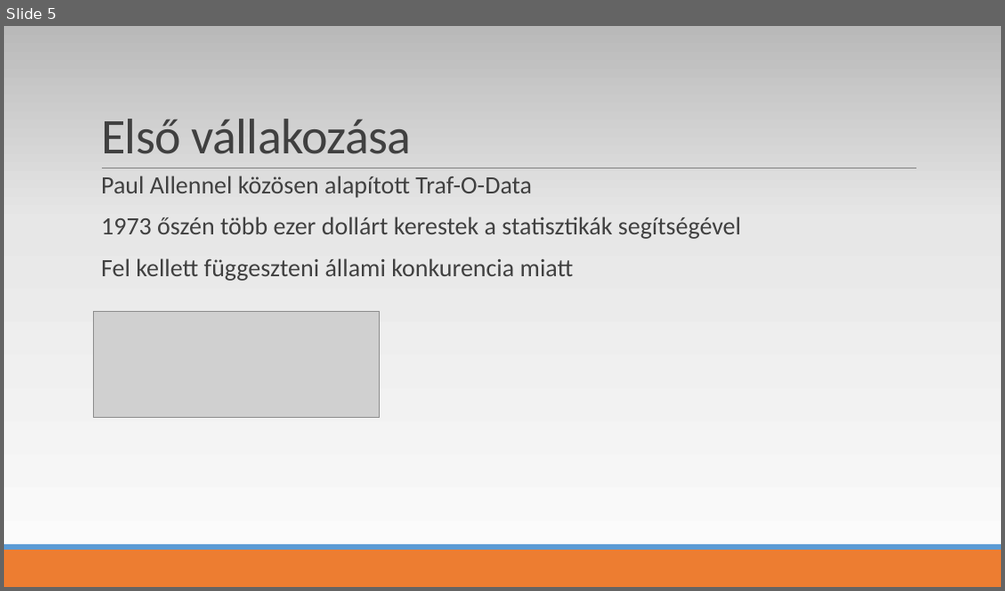
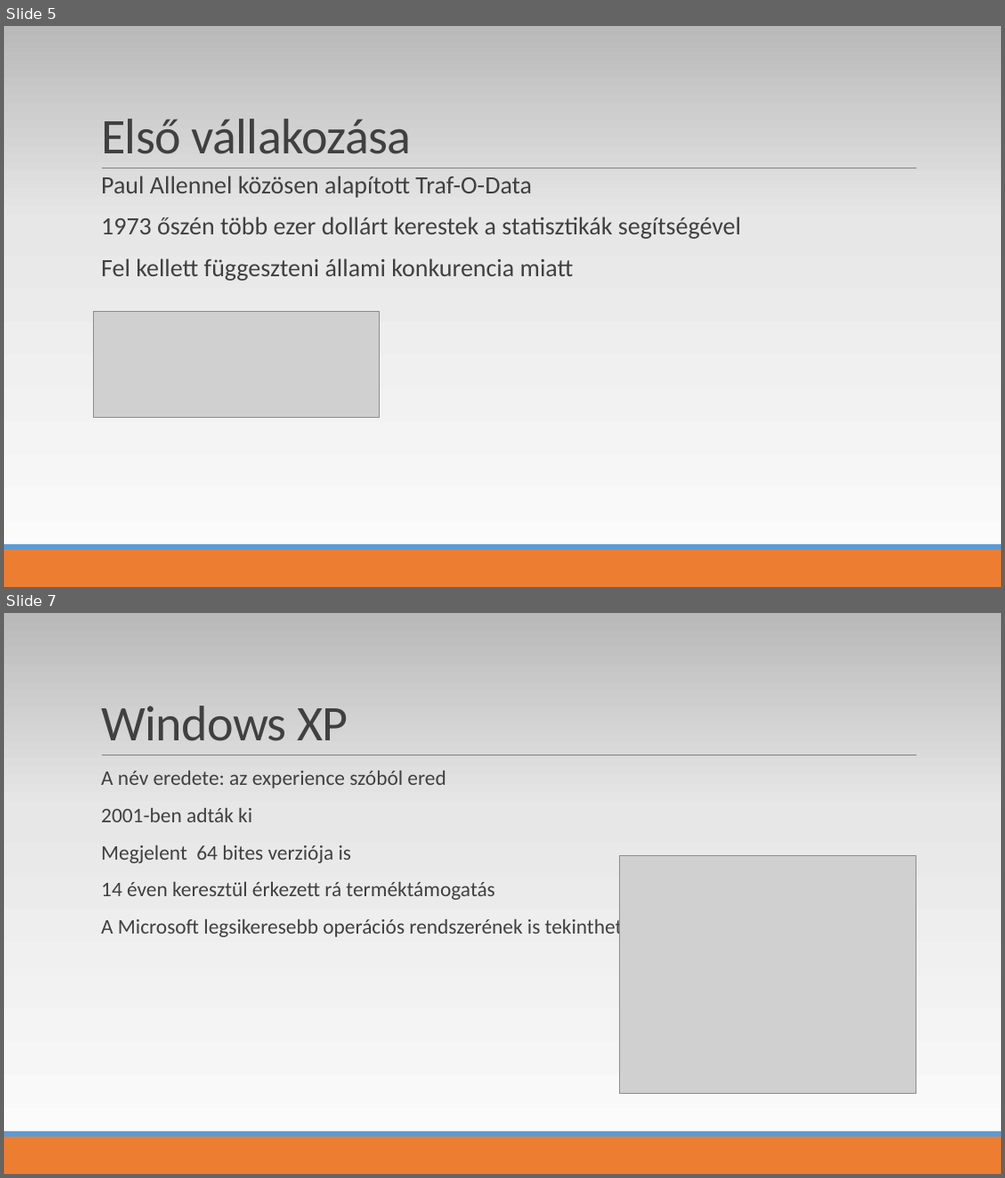
Before and after one commit to mojzeservin/beadando, a slide deck: Microsoft.pptx. Shown one above the other, each under a label of ours: slide 5 before the commit, slides 5 and 7 after it; the slides between them are not shown. The pictures are 1005x591 and 1005x1178 pixels, drawn with LibreOffice and Linux fonts; fonts in the diff are those of the drawing; grey boxes stand for pictures. Boxes give left, top, right and bottom in pixels: in the first picture for what was removed or moved away, otherwise in the second. Text is boxed around its words. In the diff, an @@ line names an element or a change of style, - is before the commit and + after.

Commit message:
microsoft2

```diff
--- a/Microsoft.pptx
+++ b/Microsoft.pptx
@@ slide 7 added at [4, 613, 1001, 1174], background gradient #FEFEFE to #E7E7E7 to #B9B9B9; not listed: 3 template elements that a slide beside it also shows @@
@@ title added at [101, 706, 348, 741], 48 pt, text #404040 @@
+Windows XP
@@ text added at [101, 771, 633, 939], 20 pt, text #404040 @@
+  A név eredete: az experience szóból ered
+  2001-ben adták ki
+  Megjelent 64 bites verziója is
+  14 éven keresztül érkezett rá terméktámogatás
+  A Microsoft legsikeresebb operációs rendszerének is tekinthető
@@ picture added at [619, 856, 916, 1093] @@
```
Also in this commit, not shown: 3 slides changed, 1 other slide added, 3 slides removed.
